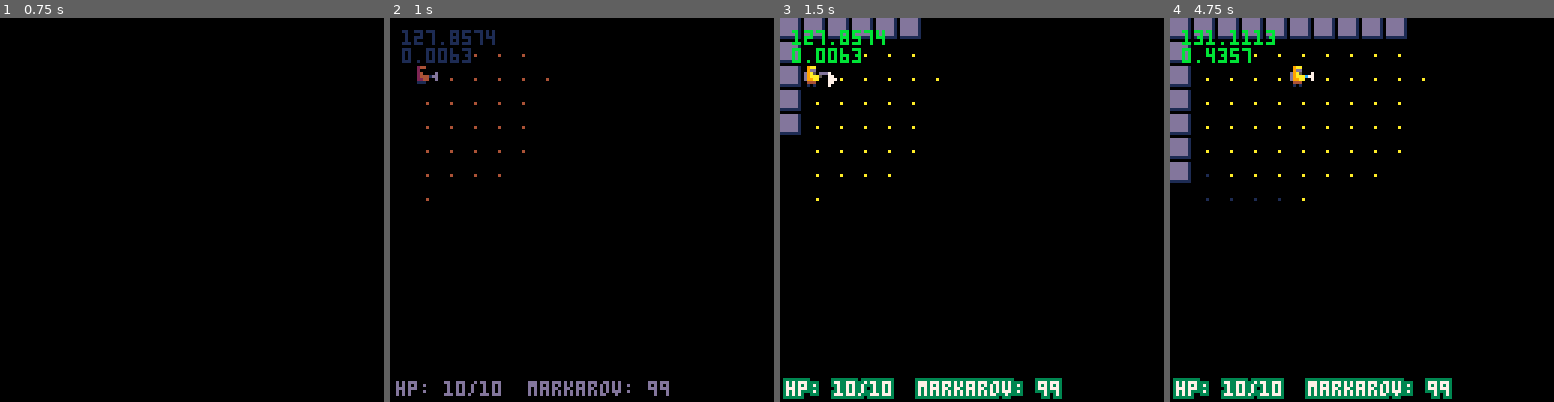
Above: before the commit, frames 1-4 (left to right).
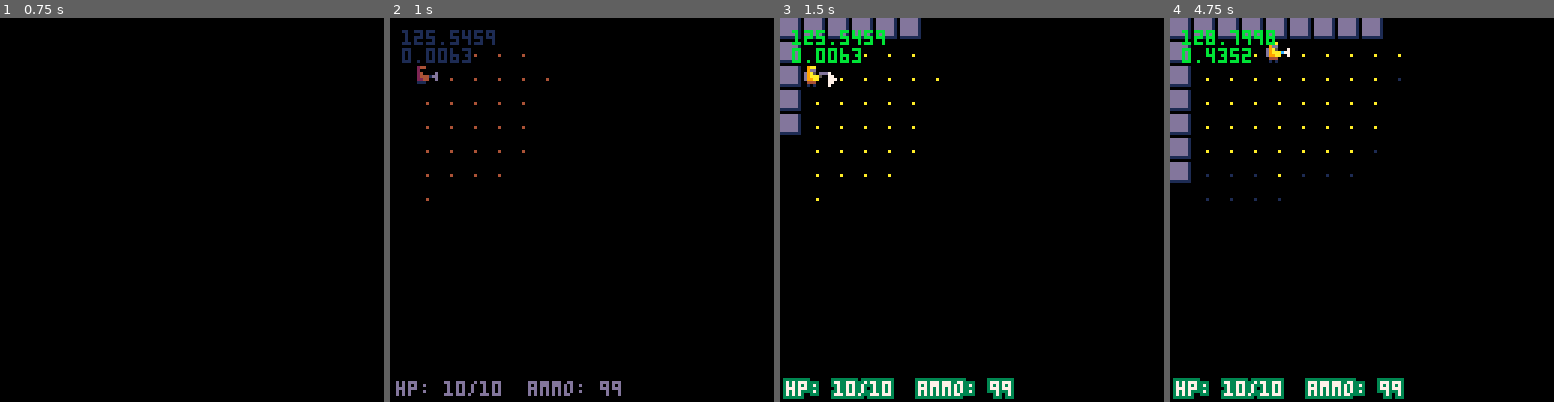
Above: after the commit, the same moments.

Repository: cjkg/zona-rl
Game: PICO-8 cartridge zona.p8
Two runs of this game, one before a commit and one after it. Both use one fixed random seed, a clock stepped at 60 frames per second and the inputs below.
Inputs:
- Up to frame 1 (0.75 s): tap X (X key) at 0.33 s; tap O (Z key) at 0.7 s
- Up to frame 2 (1 s): no input
- Up to frame 3 (1.5 s): tap X (X key) at 1.07 s
- Up to frame 4 (4.75 s): hold Right 1.6-2.1 s; tap O (Z key) every 0.4 s from 1.7 to 4.5 s; tap X (X key) at 1.85, 2.97, 4.08 s; hold Up 2.15-2.42 s; hold Right 2.47-3.03 s; hold Left 3.08-3.58 s; hold Down 3.63-3.97 s; hold Right 4.02-4.68 s; hold Up from 4.73 s (still down)

Frame 1 is identical in both runs. In frame 2, 0.6% of the frame differs, in the area x 9-73%, y 3-99%; in frame 3, 1.0%; in frame 4, 2.0%, in the area x 6-74%, y 0-100%.

Commit message:
token sniping

Diff:
--- a/draws/draw_game.lua
+++ b/draws/draw_game.lua
@@ -6,9 +6,9 @@
 	debug[2]=cpumax
 	if fadeperc==1 then return end --fixes flicker
 
-
 	cls()
 	map()
+
 	for h in all(hazards) do
 		if cansee(player,h) then
 			spr(h.sprt,h.x*8,h.y*8,1,1)
--- a/draws/draw_inventory.lua
+++ b/draws/draw_inventory.lua
@@ -1,12 +1,10 @@
 function draw_inventory()
     --delete/review --the cool color changer requires 20! tokens
-    local c1,c2
+    local c1,c2=8,9
     if player.hp>=6 then
         c1,c2=3,11
     elseif player.hp>=3 then
         c1,c2=9,10
-    else
-        c1,c2=8,9
     end
 
     rectfill2(0,0,128,128,0)
--- a/draws/draw_win.lua
+++ b/draws/draw_win.lua
@@ -1,5 +1,4 @@
 function draw_win()
 	cls()
-
 	print("press ❎",46,114,6+min(sin(time())),1)
 end
--- a/gameplay/ai.lua
+++ b/gameplay/ai.lua
@@ -21,27 +21,27 @@
 end
 
 function ai_attack(m)
-    if dist(m.x,m.y,player.x,player.y)==1 then
+    px,py,mx,my=player.x,player.y,m.x,m.y
+    if dist(mx,my,px,py)==1 then
         --attack player
-        dx,dy=player.x-m.x,player.y-m.y
+        dx,dy=px-mx,py-my
         hitmob(m,player)
         sfx(3)
-        p_t=0
     else
         --move to player
         if cansee(m,player) then
-            m.tx,m.ty=player.x,player.y
+            m.tx,m.ty=px,py
         end
 
-        if m.x==m.tx and m.y==m.ty then
+        if mx==m.tx and my==m.ty then
             m.task=ai_wait
-            addfloat("?",m.x*8+2,m.y*8,10)
+            addfloat("?",mx*8+2,my*8,10)
         else
             local bdst,bx,by=999,0,0
             calcdist(m.tx,m.ty)
             for i=1,4 do
                 local dx,dy=dirx[i],diry[i]
-                local tx,ty=m.x+dx,m.y+dy
+                local tx,ty=mx+dx,my+dy
                 if iswalkable(tx,ty,"checkmobs") then
                     local dst=distmap[tx][ty]+rnd()
                     if dst<bdst then
@@ -52,7 +52,6 @@
             mobwalk(m,bx,by)
             _upd=update_ai_turn
             --todo: re-aquire target?
-            p_t=0
         end
     end
 end
--- a/gameplay/moveplayer.lua
+++ b/gameplay/moveplayer.lua
@@ -1,7 +1,7 @@
 function moveplayer(dx,dy)
 	local destx,desty=player.x+dx,player.y+dy
 	local tile=mget(destx,desty)
-	p_t=0
+
 	_upd=update_player_turn
 
 	if fget(tile,0) and not fget(tile,1) then
--- a/main.lua
+++ b/main.lua
@@ -1,11 +1,8 @@
 function _init()
-	t,tani,fadeperc=0,0,0
-	_g=json_parse('{"mobobjects":{"candycorn":{"hp":5,"maxhp":5 …(513 unchanged characters)… ":-1}]},"mapani":{"ani1":[],"ani2":[]},"dpal":[0,1,1,2,1,13,6,4,4,9,3,13,1,13,14 …(102 unchanged characters)…
-	cross_cycle={{x=3,y=0},{x=0,y=3},{x=-3,y=0},{x=0,y=-3}}
-	spiral_pos={{x=2,y=2},{x=2,y=-2},{x=-2,y=-2},{x=-2,y=2},{x=1,y=1},{x=1,y=-1},{x=-1,y=-1},{x=-1,y=1}}
-	whip_pos={{x=0,y=1},{x=0,y=2},{x=0,y=3},{x=0,y=-1},{x=0,y=-2},{x=0,y=-3}}
+	t,fadeperc=0,0
+	_g=json_parse('{"mobobjects":{"candycorn":{"hp":5,"maxhp":5 …(513 unchanged characters)… ":-1}]},"mapani":{"ani1":[],"ani2":[]},"hazard_pos":{"cross_pos":[{"x":3,"y":0},{"x":0,"y":3},{"x":-3,"y":0},{"x":0,"y":-3}],"spiral_pos":[{"x":2,"y":2},{"x":2,"y":-2},{"x":-2,"y":-2},{"x":-2,"y":2},{"x":1,"y":1},{"x":1,"y":-1},{"x":-1,"y":-1},{"x":-1,"y":1}],"whip_pos":[{"x":0,"y":1},{"x":0,"y":2},{"x":0,"y":3},{"x":0,"y":-1},{"x":0,"y":-2},{"x":0,"y":-3}]},"dpal":[0,1,1,2,1,13,6,4,4,9,3,13,1,13,14 …(102 unchanged characters)…
 
-	----delete/review
+	----delete/review 58 tokens for debug
 	cpumax,memmax,debug=0,0,{}
 
 	dtb_init()
@@ -25,7 +22,7 @@
 	_drw()
 	checkfade()
 
-	----delete/review
+	--delete/review
 	cursor(4,4)
 	color(11)
 	for txt in all(debug) do
@@ -35,22 +32,16 @@
 
 function startgame()
 	--review these to see if the dot call would just be cheaper. I think there need to be 4 of each to make it
-	turn,dirx,diry,mapani,dpal,p_ani,p_shoot_ani,mapobjects,mobobjects,buttonbuff,fog=1,_g.dirx,_g.diry,_g.mapani,_g.dpal,_g.p_ani,_g.p_shoot_ani,_g.mapobjects,_g.mobobjects,-1,blankmap(1)
-	inv={}
-	p_t=0
-	ammo,slots,maxslots,rubles=99,3,6,1000
-	hazard_types=_g.hazard_types
-	throw_dir,throw_dx,throw_dy=1,2,2
+	turn,dirx,diry,dpal,p_ani,p_shoot_ani,mapobjects,mobobjects,fog,hazard_types,hazard_pos=1,_g.dirx,_g.diry,_g.dpal,_g.p_ani,_g.p_shoot_ani,_g.mapobjects,_g.mobobjects,blankmap(1),_g.hazard_types,_g.hazard_pos
+	inv,ammo,slots,maxslots,rubles={},99,3,6,1000
+
 	_upd=update_start
 	_drw=draw_start
-	float={}
-	entities={}
-	hazards={}
+	float,entities,hazards,rads,throw_dir,throw_dx,throw_dy={},{},{},{},1,2,2
 	player=addmob("player",1,2)
 
 	--delete/review
 	unfog()
-	rads={}
 	candy=addmob("candycorn",8,8)
 	for i=1,10 do
   		add(rads,{
--- a/objects/hazard.lua
+++ b/objects/hazard.lua
@@ -1,9 +1,7 @@
 function gethazard(x,y)
-
 	for h in all(hazards) do
-       if h.x==x and h.y==y then
-
-            return h
+    	if h.x==x and h.y==y then
+    		return h
 	 	end
 	end
 	return false
--- a/ui/drawhud.lua
+++ b/ui/drawhud.lua
@@ -5,7 +5,6 @@
         hp_y=121
     end
 
-    rectfill2(0,hp_y-1,40,8,0)
-    oprint8("hp: "..player.hp.."/"..player.maxhp.."  markarov: "..ammo,2,hp_y,7,3)
+    oprint8("hp: "..player.hp.."/"..player.maxhp.."  ammo: "..ammo,2,hp_y,7,3)
     --delete/review change color when injured
 end
--- a/updates/button.lua
+++ b/updates/button.lua
@@ -2,15 +2,10 @@
 	if button<0 then return end
 	if button<4 then
 		moveplayer(dirx[button+1],diry[button+1])
+		poke(0x5f5d,10)
 	elseif button==5 then
 		_upd=update_shoot
-	end
-	-- menu button
-end
-
-function dobuttonbuff()
-	if buttonbuff==-1 then
-		buttonbuff=getbutton()
+		poke(0x5f5d,10)
 	end
 end
 
--- a/updates/update_ai_turn.lua
+++ b/updates/update_ai_turn.lua
@@ -1,8 +1,3 @@
 function update_ai_turn()
-    dobuttonbuff()
-	p_t=min(p_t+0.125,1) --desensitizes
-
-	if p_t==1 then
-		_upd=update_game
-	end
+	_upd=update_game
 end
--- a/updates/update_game.lua
+++ b/updates/update_game.lua
@@ -1,9 +1,7 @@
 function update_game()
 	menuitem(1,"inventory",function() showinventory() end)
 	update_stats()
-	dobuttonbuff()
-	dobutton(buttonbuff)
-	buttonbuff=-1
+	dobutton(getbutton())
 	checkend()
 end
 
--- a/updates/update_hazards.lua
+++ b/updates/update_hazards.lua
@@ -5,14 +5,14 @@
         if b.hazards then
             for h in all(b.hazards) do
                 if b.atk_type=="cross" then
-                    h.x=(bx+cross_cycle[turn%4+1].x)
-                    h.y=(by+cross_cycle[turn%4+1].y)
+                    h.x=(bx+hazard_pos.cross_pos[turn%4+1].x)
+                    h.y=(by+hazard_pos.cross_pos[turn%4+1].y)
                 elseif b.atk_type=="spiral" then
-                    h.x=bx+spiral_pos[turn%8+1].x
-                    h.y=by+spiral_pos[turn%8+1].y
+                    h.x=bx+hazard_pos.spiral_pos[turn%8+1].x
+                    h.y=by+hazard_pos.spiral_pos[turn%8+1].y
                 elseif b.atk_type=="whip" then
                     h.x=bx
-                    h.y=by+whip_pos[turn%6+1].y
+                    h.y=by+hazard_pos.whip_pos[turn%6+1].y
                 end
                 add(hazards,h)
             end
--- a/updates/update_player_turn.lua
+++ b/updates/update_player_turn.lua
@@ -1,17 +1,11 @@
 function update_player_turn()
-	dobuttonbuff()
-	p_t=min(p_t+0.125,1) --desensitizes
+	_upd=update_game
+	if checkend() then
+		doai()
+	end
+	calcdist(player.x,player.y)
 
-	if p_t==1 then
-		_upd=update_game
-		if checkend() then
-			doai()
-		end
-		calcdist(player.x,player.y)
-
-		update_hazards()
-		step()
-		turn+=1
-	end
-
+	update_hazards()
+	step()
+	turn+=1
 end
--- a/updates/update_shoot.lua
+++ b/updates/update_shoot.lua
@@ -5,8 +5,7 @@
     if b>=0 and b<=3 then
         throw_dir=b
     end
-    throw_dx=dirx[throw_dir+1]
-    throw_dy=diry[throw_dir+1]
+    throw_dx,throw_dy=dirx[throw_dir+1],diry[throw_dir+1]
     if btnp(4) then
         _upd=update_game
         player.ani=p_ani
--- a/updates/update_throw.lua
+++ b/updates/update_throw.lua
@@ -1,8 +1,10 @@
 function update_throw()
     local b=getbutton()
+
     if b>=0 and b<=3 then
         throw_dir=b
     end
+
     throw_dx=dirx[throw_dir+1]
     throw_dy=diry[throw_dir+1]
 
--- a/utils/dtb.lua
+++ b/utils/dtb.lua
@@ -49,6 +49,7 @@
     for i=1,dtb_numlines do
         add(dtb_dislines,"")
     end
+    --delete/review combine
     dtb_curline=0
     dtb_ltime=0
 end
--- a/zona.p8
+++ b/zona.p8
@@ -112,16 +112,16 @@
 0333333bb000000003300333333333333333333000033330000003333330000333333bbbb33333300009aaaaaaaaaaaa00000000000000000000000000000000
 03333333333333333330000333333333333bb0000333333bb0000333333330033333300003333330009aaaaaaaaaa77aa0000000000000000000000000000600
 03333333333333333330000333333333333bb0000333333bb000033333333003333330000333333009aaaaaaaaaaa77aaa000000000000066666666666666600
-0bbbbbbbbbbbbbbbbbb000000bbbbbbbbbb000000bbbbbbbb0000bbbbbbbb00bbbbbb0000bbbbbb09aaaaaaaaaaaaaa77a0000000000000ddddddddddddddd60
-0bbbbbbbbbbbbbbbbbb000000bbbbbbbbbb000000bbbbbbbb0000bbbbbbbb00bbbbbb0000bbbbbb09aaaaaaaaaaaaaa77aa0000000000005555dddddddddddd0
-000000000000000000000000000000000000000000000000000000000000000000000000000000009aaaaaaaaaaaaaaaaaa0000000000005555555555d444550
-bbbbbbbbbbbbbbbbbbbbbbbbbbbbbbbb0000000000000000000000000000000000000000000000009aaaaaaaaaaaaaaaaaa0000000000000000050001d444400
-bbbbbb7bbbbbbbbbbbbbbbbbb77777bb0000000000000000000000000000000000000000000000009aaaaaaaaaaaaaaaaaa0000000000000000050011d444400
-bbbbb77bb7bbbbbbbbbbbbbbbb777bbb0000000000000000000000000000000000000000000000009aaaaaaaaaaaaaaaaaa0000000000000000055555d444400
-bbbb777bb77bbbbbbbbbbbbbbbb7bbbb00000000000000000000000000000000000000000000000099aaaaaaaaaaaaaaaa90000000000000000000000d444400
-bbbbb77bb777bbbbbbbb7bbbbbbbbbbb000000000000000000000000000000000000000000000000049aaaaaaaaaaaaaa900000000000000000000000d444200
-bbbbbb7bb77bbbbbbbb777bbbbbbbbbb0000000000000000000000000000000000000000000000000499aaaaaaaaaaaa9900000000000000000000000d444200
-bbbbbbbbb7bbbbbbbb77777bbbbbbbbb00000000000000000000000000000000000000000000000000499aaaaaaaaaa9900000000000000000000000dd555500
+0bbbbbbbbbbbbbbbbbb000000bbbbbbbbbb000000bbbbbbbb0000bbbbbbbb00bbbbbb0000bbbbbb09aaaaaaaaaaaaaa77a0000000000000dddddddddddd55d60
+0bbbbbbbbbbbbbbbbbb000000bbbbbbbbbb000000bbbbbbbb0000bbbbbbbb00bbbbbb0000bbbbbb09aaaaaaaaaaaaaa77aa000000000000555ddddddddddddd0
+000000000000000000000000000000000000000000000000000000000000000000000000000000009aaaaaaaaaaaaaaaaaa0000000000000555555555dddd500
+bbbbbbbbbbbbbbbbbbbbbbbbbbbbbbbb0000000000000000000000000000000000000000000000009aaaaaaaaaaaaaaaaaa00000000000000000d0010d444d00
+bbbbbb7bbbbbbbbbbbbbbbbbb77777bb0000000000000000000000000000000000000000000000009aaaaaaaaaaaaaaaaaa00000000000000000d0110d444400
+bbbbb77bb7bbbbbbbbbbbbbbbb777bbb0000000000000000000000000000000000000000000000009aaaaaaaaaaaaaaaaaa000000000000000000ddddd444440
+bbbb777bb77bbbbbbbbbbbbbbbb7bbbb00000000000000000000000000000000000000000000000099aaaaaaaaaaaaaaaa900000000000000000000000044440
+bbbbb77bb777bbbbbbbb7bbbbbbbbbbb000000000000000000000000000000000000000000000000049aaaaaaaaaaaaaa9000000000000000000000000044440
+bbbbbb7bb77bbbbbbbb777bbbbbbbbbb0000000000000000000000000000000000000000000000000499aaaaaaaaaaaa99000000000000000000000000044420
+bbbbbbbbb7bbbbbbbb77777bbbbbbbbb00000000000000000000000000000000000000000000000000499aaaaaaaaaa990000000000000000000000000555220
 bbbbbbbbbbbbbbbbbbbbbbbbbbbbbbbb0000000000000000000000000000000000000000000000000004999aaaaaaa9900000000000000000000000000000000
 
 
